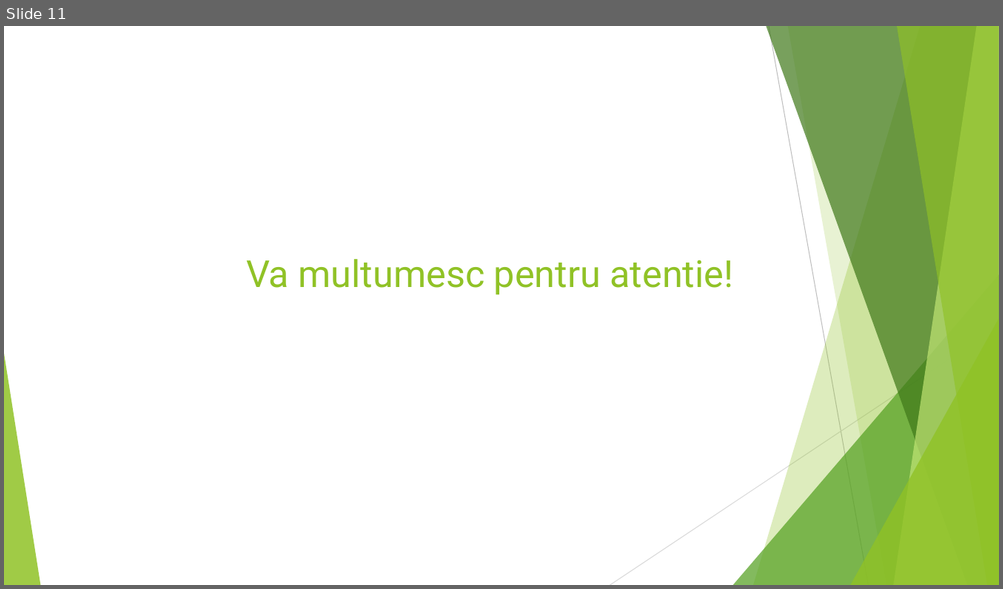
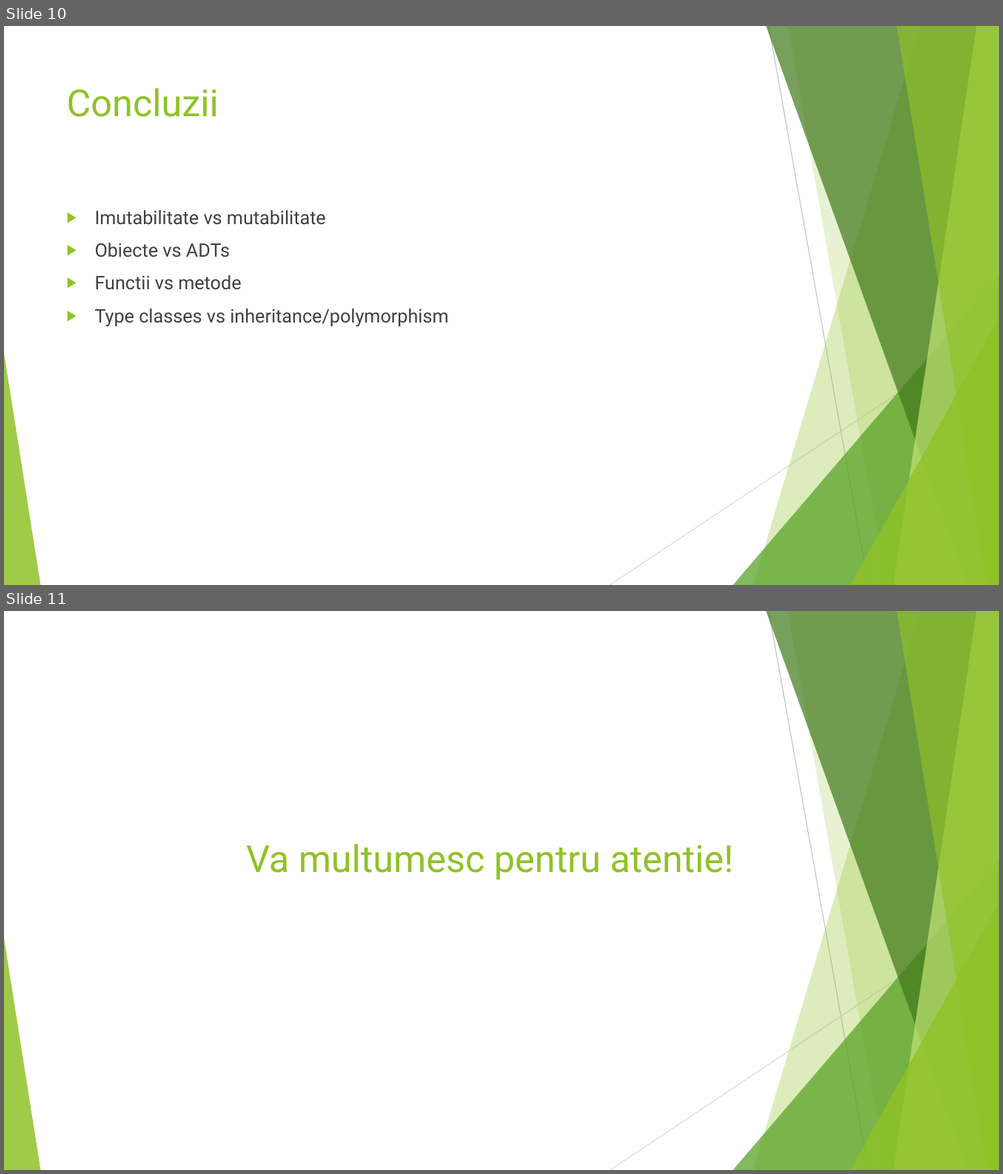
Before and after one commit to robertbutacu/bachelor-degree-work, a slide deck: presentation.pptx. Shown one above the other, each under a label of ours: slide 11 before the commit, slides 10 and 11 after it. The pictures are 1003x589 and 1003x1174 pixels, drawn with LibreOffice and Linux fonts; fonts in the diff are those of the drawing. Boxes give left, top, right and bottom in pixels: in the first picture for what was removed or moved away, otherwise in the second. Text is boxed around its words. In the diff, an @@ line names an element or a change of style, - is before the commit and + after.

```diff
--- a/presentation.pptx
+++ b/presentation.pptx
@@ slide 10 added at (4,26,999,585), background #FFFFFF; not listed: 10 template elements that a slide beside it also shows @@
@@ title added at (67,88,219,117), 36 pt, text #90C226 @@
+Concluzii
@@ text added at (95,210,448,327), 18 pt, text #404040 @@
+▶ Imutabilitate vs mutabilitate
+▶ Obiecte vs ADTs
+▶ Functii vs metode
+▶ Type classes vs inheritance/polymorphism
```
Also in this commit, not shown: 1 slide changed, 1 slide removed, 4 other files.
